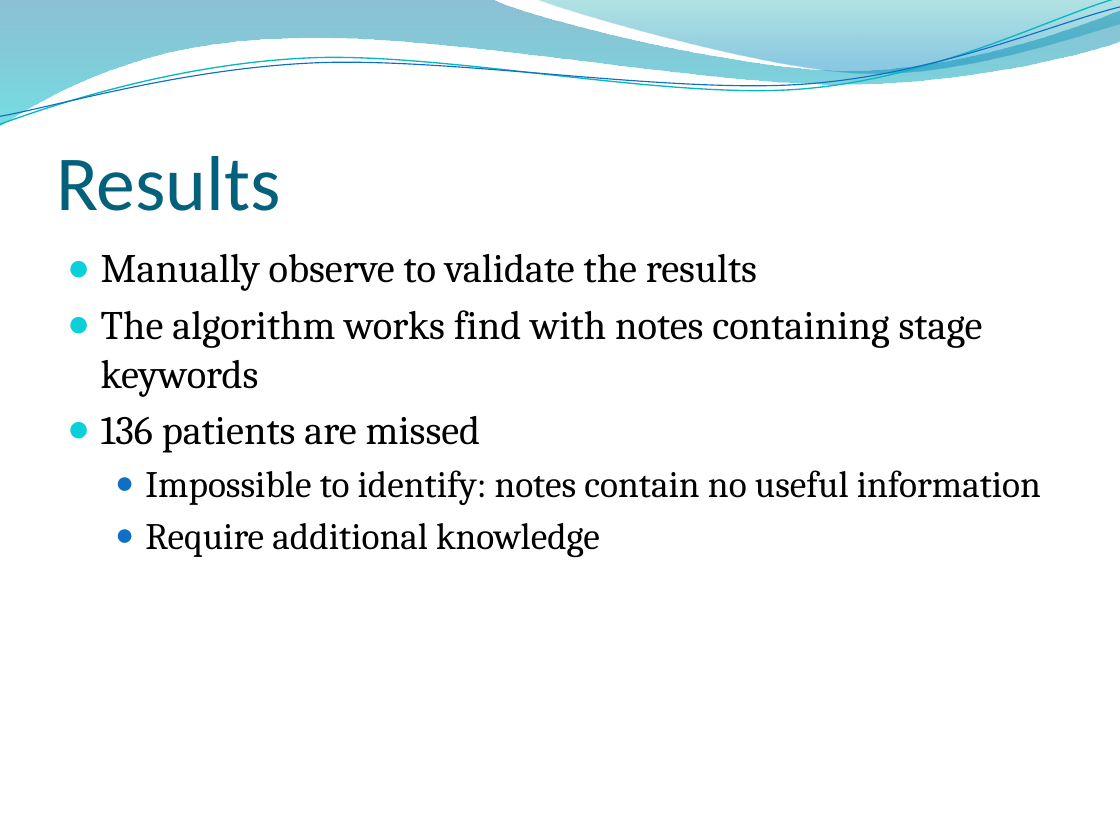
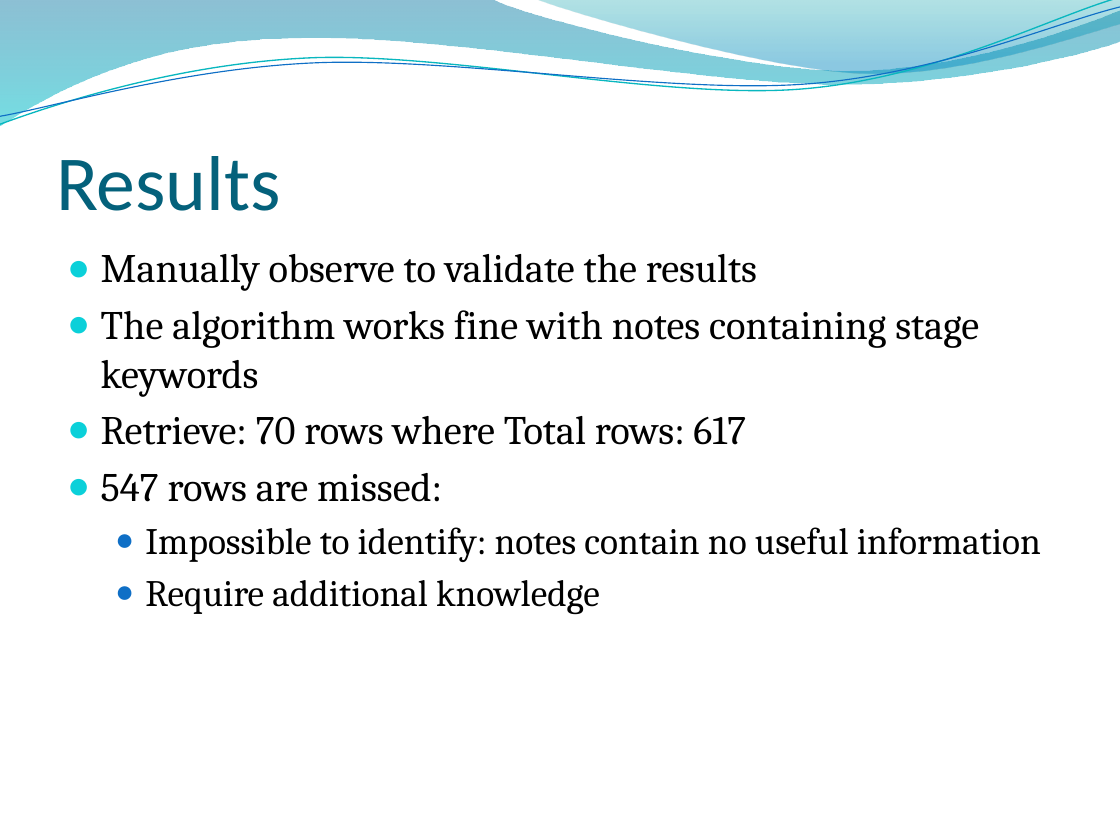
Before and after one commit to leoliu1221/EDW_intern, a slide deck: slide 11 of colon2Filter.pptx (slide 8 before the commit). Drawn at 1120x840 pixels with LibreOffice and Linux fonts; fonts in the diff are those of the drawing; background and template pictures are left out. Boxes give left, top, right and bottom in pixels: in the first picture for what was removed or moved away, otherwise in the second. Text is boxed around its words. In the diff, an @@ line names an element or a change of style, - is before the commit and + after.

```diff
--- a/colon2Filter.pptx
+++ b/colon2Filter.pptx
@@ text at (101, 310, 979, 502): text changed @@
-● The algorithm works find with notes containing stage keywords
-● 136 patients are missed
+● The algorithm works fine with notes containing stage keywords
+● Retrieve: 70 rows where Total rows: 617
+● 547 rows are missed:
```
Also in this commit, not shown: 6 other slides changed, 4 slides added, 2 slides removed, 1 other file.
